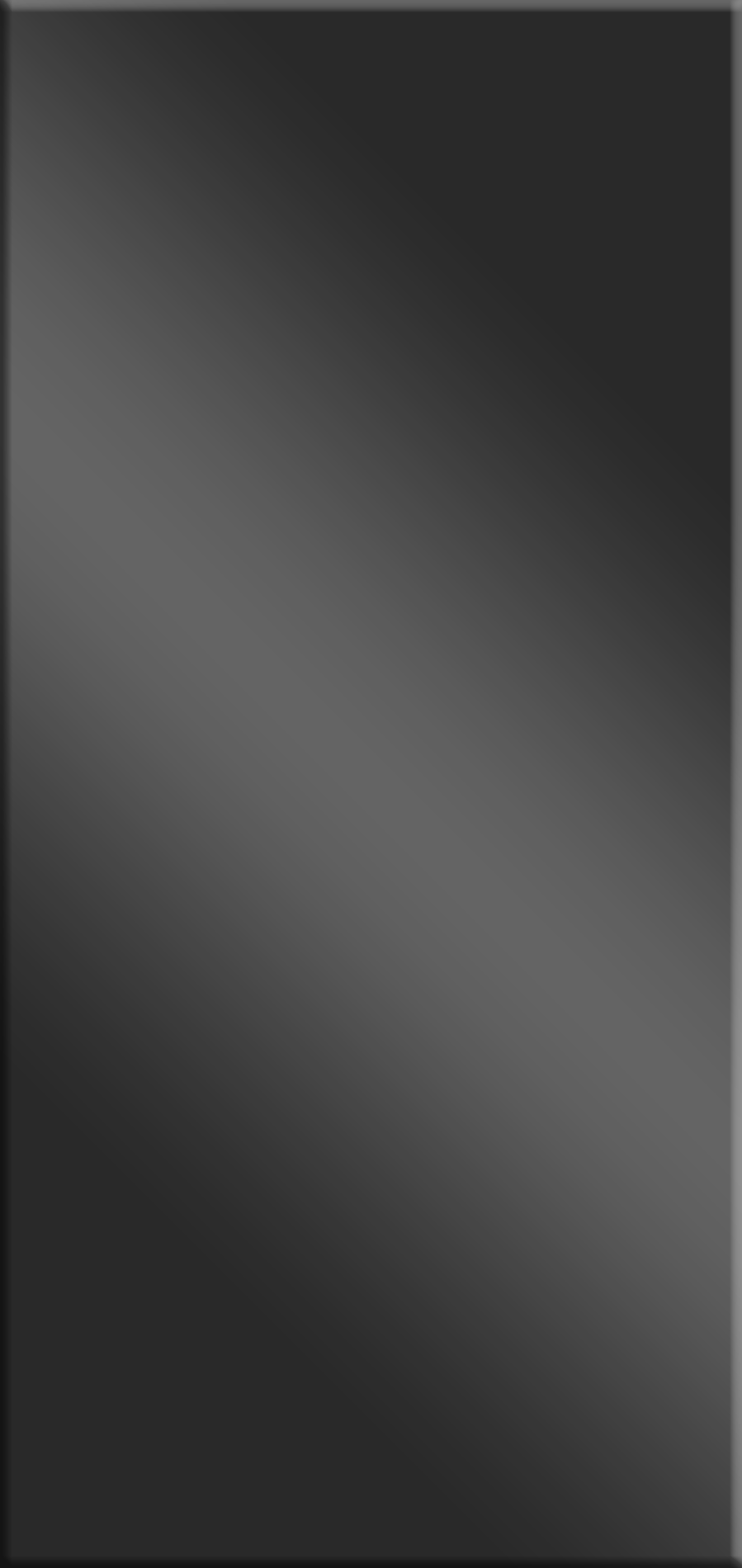
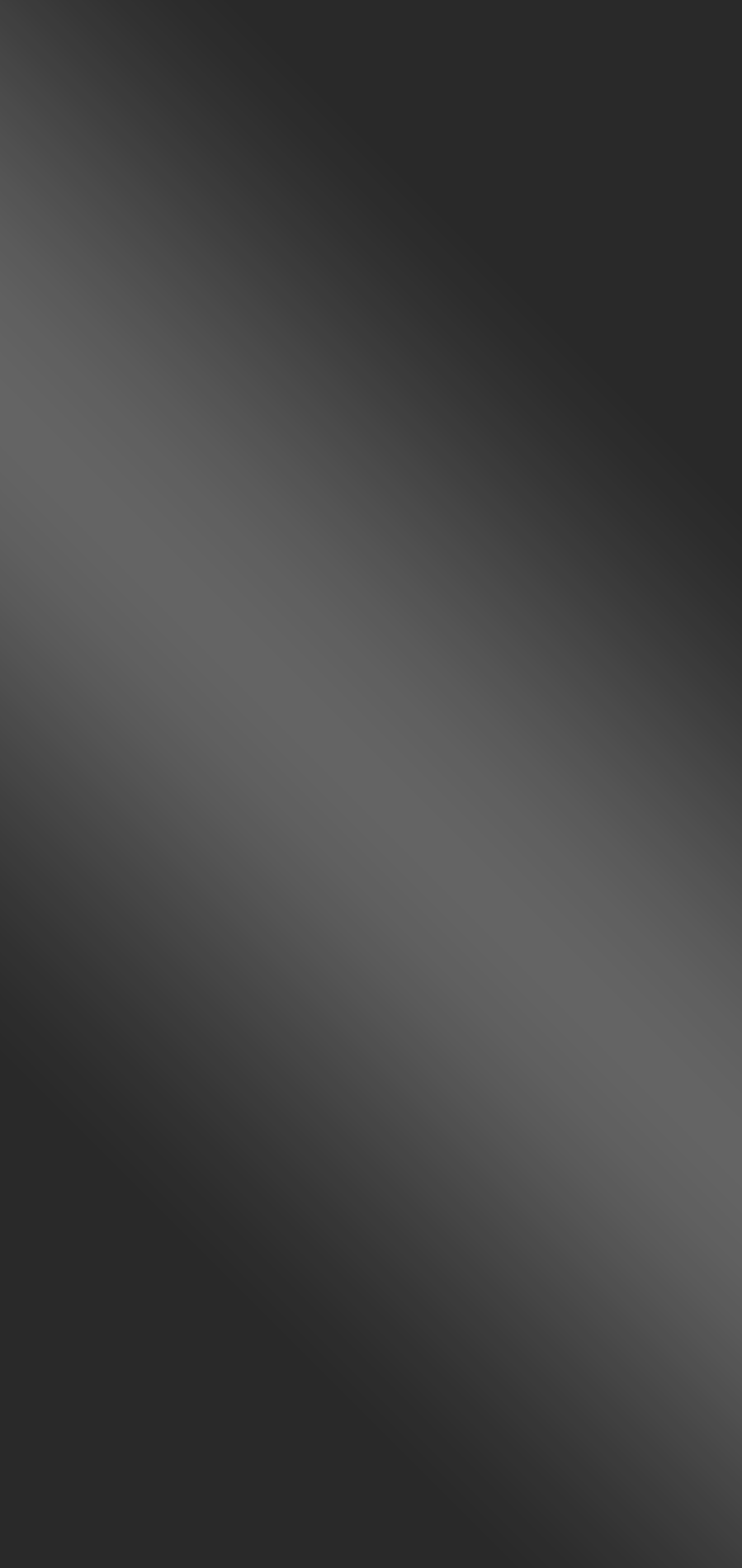
Layer changes from the first 742px x 1568px image to the second:
pixels changed over [0, 0, 742, 1568] (layer not identified)
